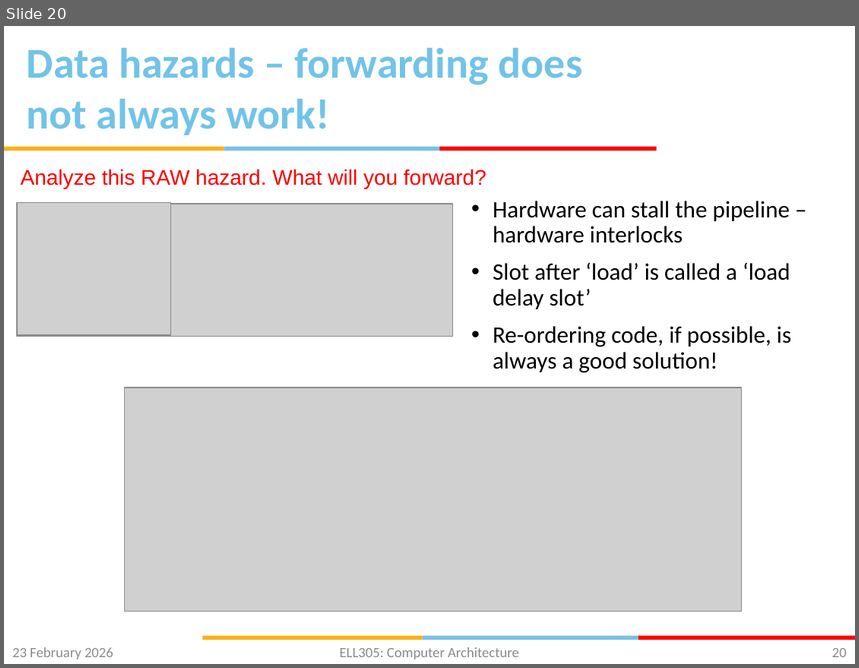
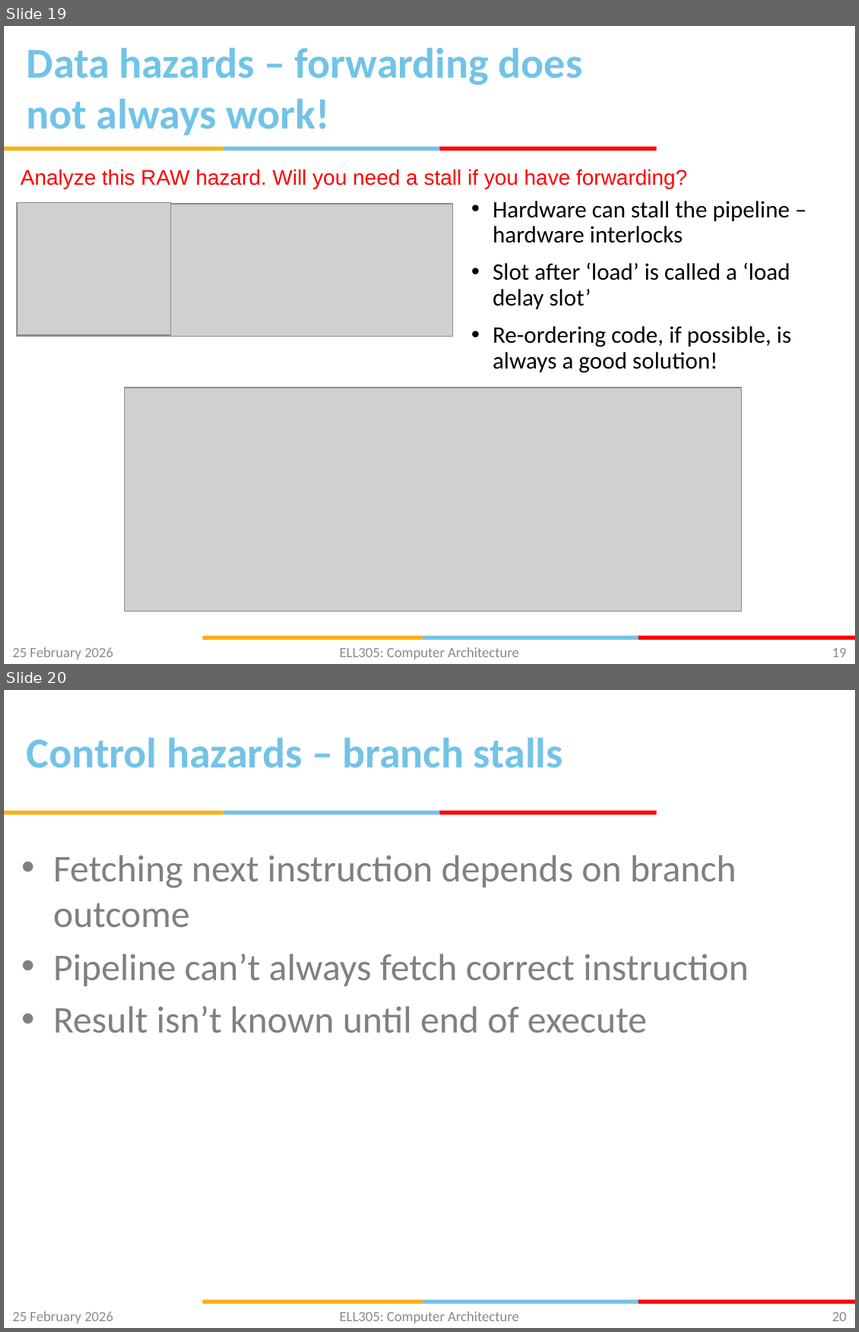
Before and after one commit to gsaurabhr-teaching/csf342-material, a slide deck: Lec-15-19-pipelined-cpu.pptx. Shown one above the other, each under a label of ours: slide 20 before the commit, slides 19 and 20 after it. The pictures are 859x668 and 859x1332 pixels, drawn with LibreOffice and Linux fonts; fonts in the diff are those of the drawing; grey boxes stand for pictures; background and template pictures are left out. Boxes give left, top, right and bottom in pixels: in the first picture for what was removed or moved away, otherwise in the second. Text is boxed around its words. In the diff, an @@ line names an element or a change of style, - is before the commit and + after.

Commit message:
hazards

```diff
--- a/Lec-15-19-pipelined-cpu.pptx
+++ b/Lec-15-19-pipelined-cpu.pptx
@@ slide 20 added at box(4, 690, 855, 1328), background #FFFFFF; not listed: 6 template elements that a slide beside it also shows @@
@@ title added at box(27, 737, 563, 768), 36 pt, text #72C3E8, bold @@
+Control hazards – branch stalls
@@ text added at box(53, 855, 749, 1034), 32 pt, text #808080 @@
+• Fetching next instruction depends on branch outcome
+• Pipeline can’t always fetch correct instruction
+• Result isn’t known until end of execute
@@ text added at box(12, 1312, 113, 1324), 12 pt, text #8C8C8C @@
+25 February 2026
@@ text added at box(340, 1312, 519, 1324), 12 pt, text #898989 @@
+ELL305: Computer Architecture
@@ page number added at box(832, 1312, 847, 1322), 12 pt, text #898989 @@
+20
@@ what was slide 20 is now slide 19 @@
@@ slide 19 changed as well @@
@@ text at box(21, 169, 687, 189): text changed @@
-Analyze this RAW hazard. What will you forward?
+Analyze this RAW hazard. Will you need a stall if you have forwarding?
@@ text at box(12, 648, 113, 660): text changed @@
-23 February 2026
+25 February 2026
@@ page number at box(832, 648, 847, 658): text changed @@
-20
+19
```
Also in this commit, not shown: 17 other slides changed, 2 other slides added, 1 slide removed.
